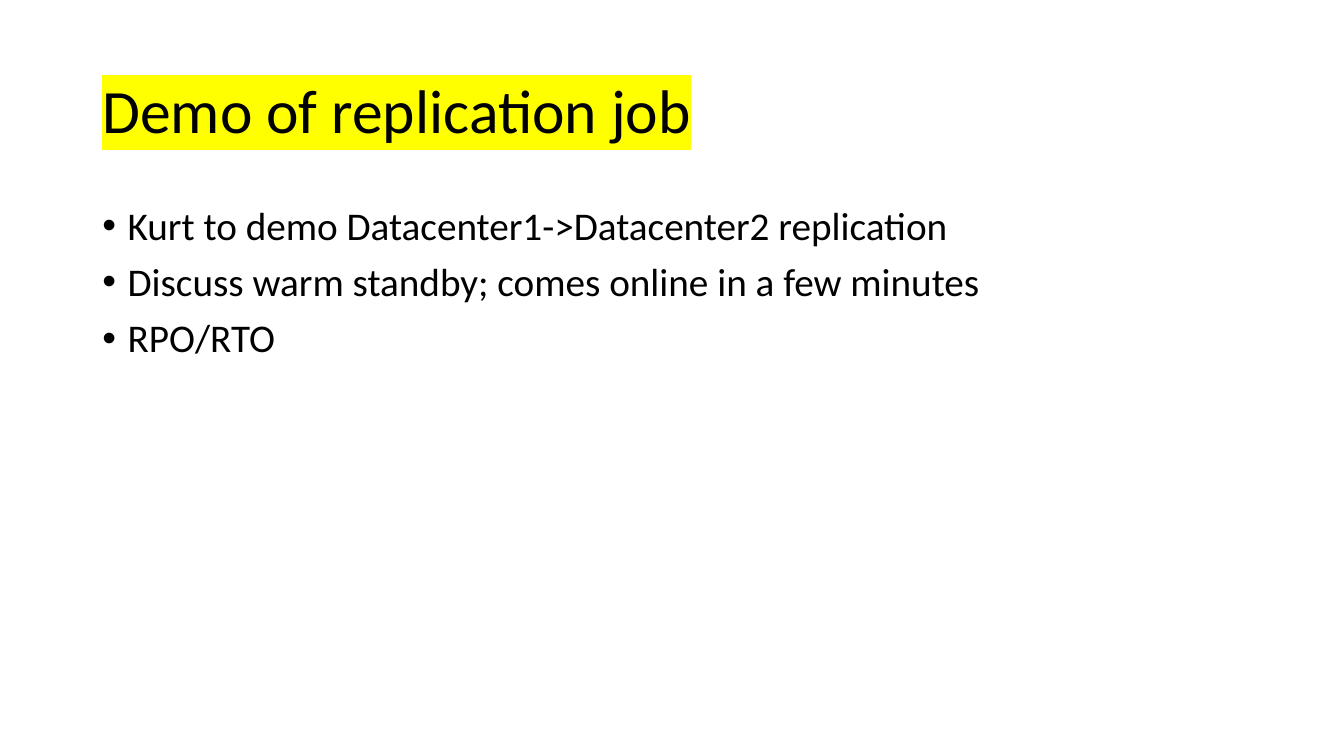
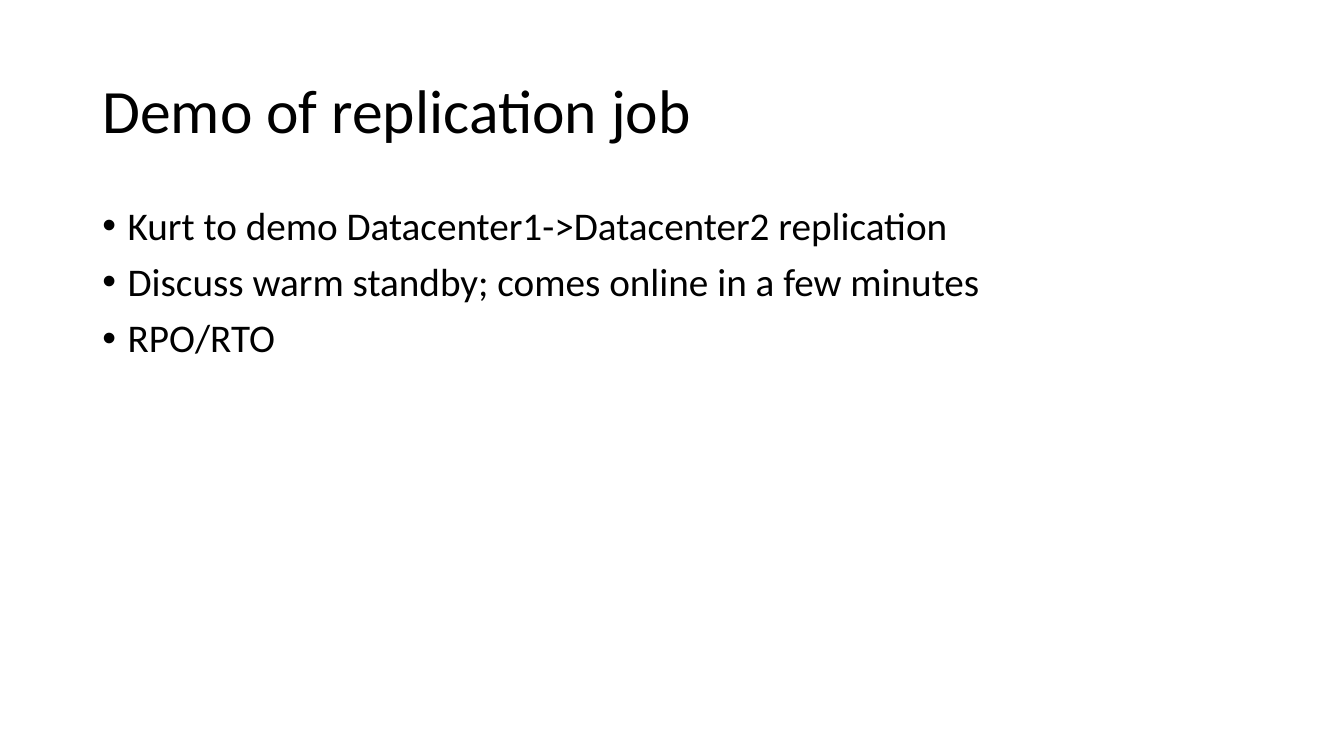
Before and after one commit to dkirby-ms/VeeamOnAzureLab, a slide deck: slide 24 of Veeam Lab Guide.pptx. Drawn at 1344x756 pixels with LibreOffice and Linux fonts; fonts in the diff are those of the drawing. Boxes give left, top, right and bottom in pixels: in the first picture for what was removed or moved away, otherwise in the second. Text is boxed around its words. In the diff, an @@ line names an element or a change of style, - is before the commit and + after.

```diff
--- a/Veeam Lab Guide.pptx
+++ b/Veeam Lab Guide.pptx
@@ title "Demo of replication job" at box(102, 90, 691, 144): highlight #FFFF00 to none @@
```
Also in this commit, not shown: 4 other slides changed, 2 slides added, 2 slides removed, 1 other file.
